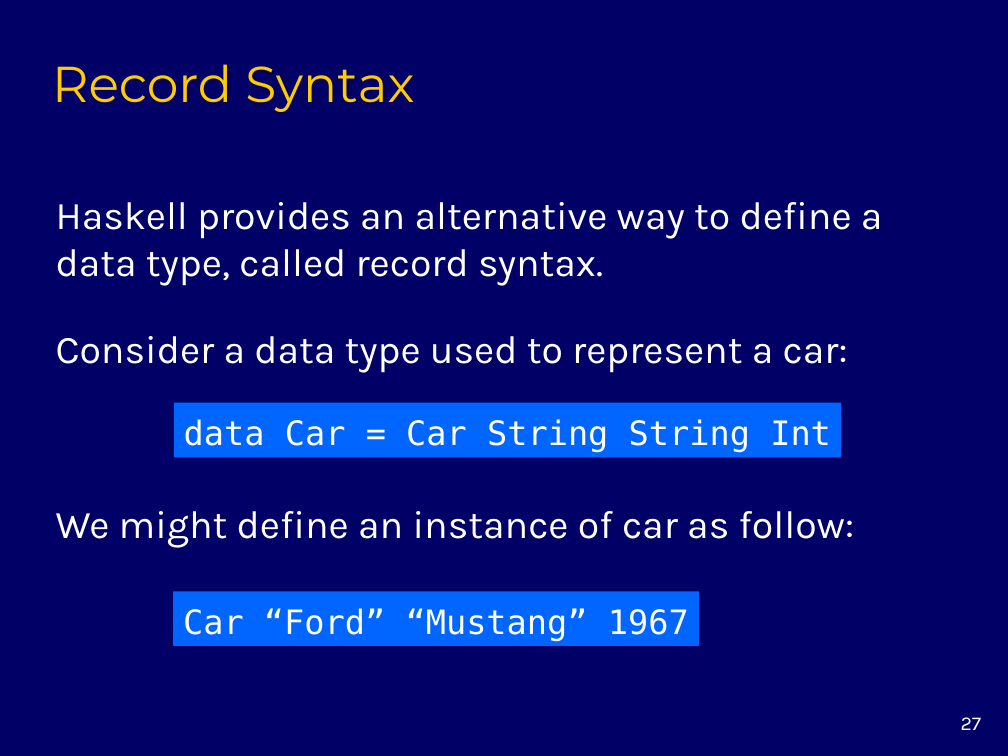
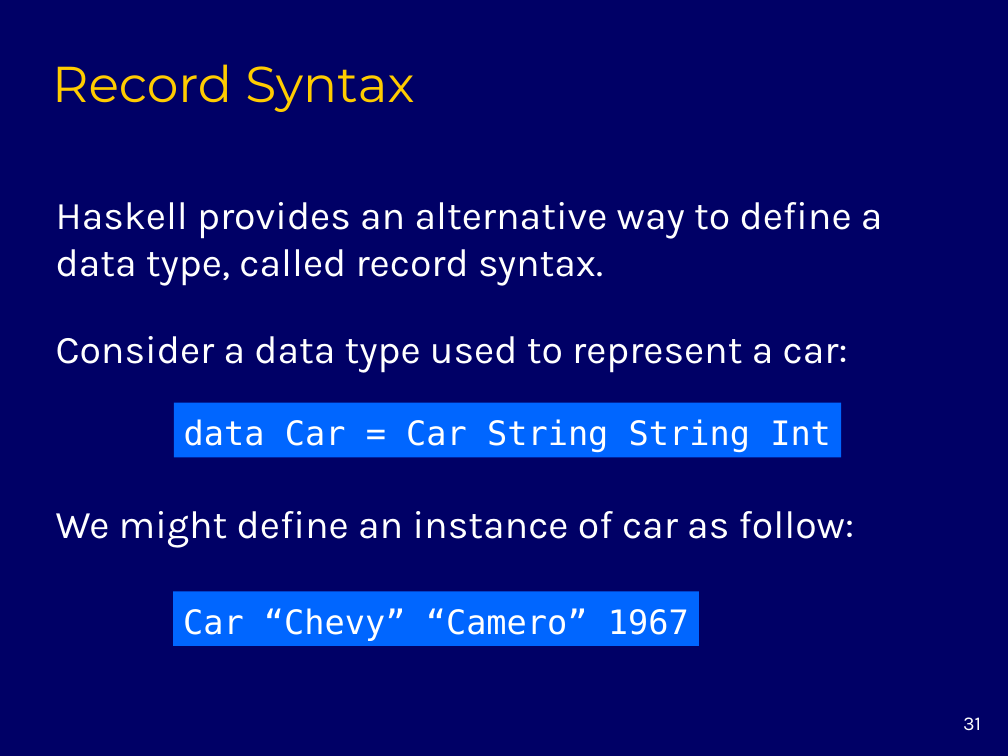
Before and after one commit to markgrebe/EECS776, a slide deck: slide 31 of chapter10.ppt (slide 27 before the commit). Drawn at 1008x756 pixels with LibreOffice and Linux fonts; fonts in the diff are those of the drawing. Boxes give left, top, right and bottom in pixels: in the first picture for what was removed or moved away, otherwise in the second. Text is boxed around its words. In the diff, an @@ line names an element or a change of style, - is before the commit and + after.

Commit message:
Rearranged record syntax slides to end

```diff
--- a/chapter10.ppt
+++ b/chapter10.ppt
@@ text in rectangle at bbox=[183, 608, 689, 641]: text changed @@
-Car “Ford” “Mustang” 1967
+Car “Chevy” “Camero” 1967
@@ page number at bbox=[963, 717, 981, 731]: text changed @@
-27
+31
```
Also in this commit, not shown: 1 other slide changed.
